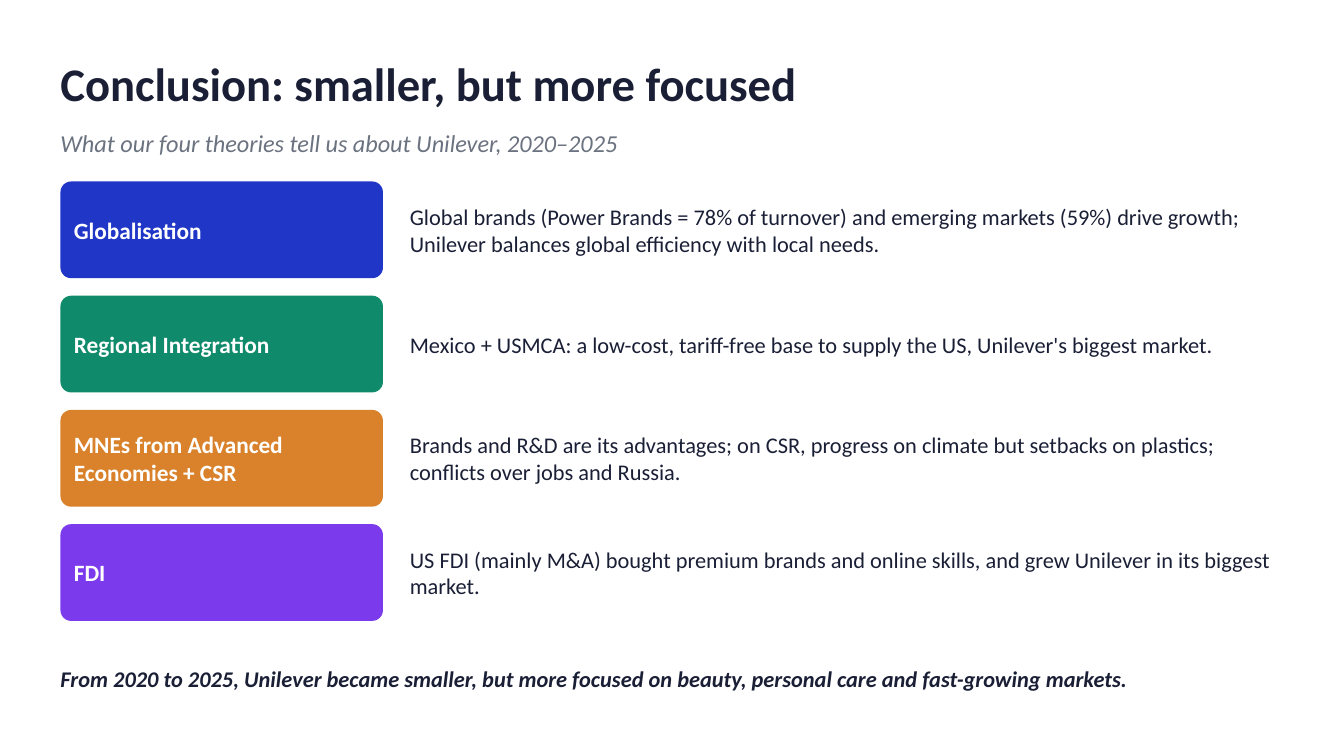
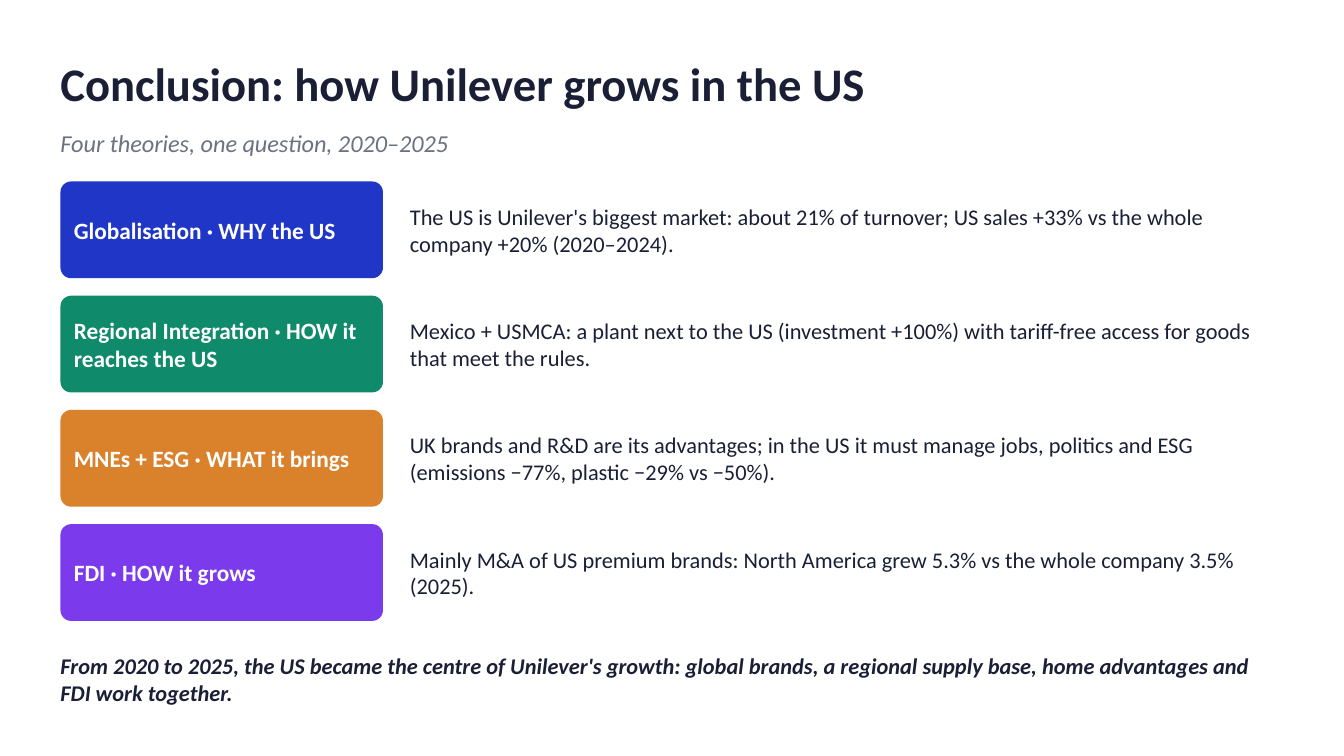
Before and after one commit to dollar3651314/mymba, a slide deck: slide 14 of content/busi1763/files/Unilever_Group_EN.pptx. Drawn at 1344x756 pixels with LibreOffice and Linux fonts; fonts in the diff are those of the drawing. Boxes give left, top, right and bottom in pixels: in the first picture for what was removed or moved away, otherwise in the second. Text is boxed around its words. In the diff, an @@ line names an element or a change of style, - is before the commit and + after.

```diff
--- a/content/busi1763/files/Unilever_Group_EN.pptx
+++ b/content/busi1763/files/Unilever_Group_EN.pptx
@@ text at [60, 68, 864, 109]: text changed @@
-Conclusion: smaller, but more focused
+Conclusion: how Unilever grows in the US
@@ text at [60, 135, 448, 156]: text changed @@
-What our four theories tell us about Unilever, 2020–2025
+Four theories, one question, 2020–2025
@@ text at [410, 209, 1203, 256]: text changed @@
-Global brands (Power Brands = 78% of turnover) and emerging markets (59%) drive growth; Unilever balances global efficiency with local needs.
+The US is Unilever's biggest market: about 21% of turnover; US sales +33% vs the whole company +20% (2020–2024).
@@ text at [74, 222, 335, 239]: text changed @@
-Globalisation
+Globalisation · WHY the US
@@ text at [74, 322, 357, 367]: text changed @@
-Regional Integration
+Regional Integration · HOW it reaches the US
@@ text at [410, 323, 1250, 366]: text changed @@
-Mexico + USMCA: a low-cost, tariff-free base to supply the US, Unilever's biggest market.
+Mexico + USMCA: a plant next to the US (investment +100%) with tariff-free access for goods that meet the rules.
@@ text at [410, 437, 1193, 484]: text changed @@
-Brands and R&D are its advantages; on CSR, progress on climate but setbacks on plastics; conflicts over jobs and Russia.
+UK brands and R&D are its advantages; in the US it must manage jobs, politics and ESG (emissions −77%, plastic −29% vs −50%).
@@ text at [74, 450, 349, 471]: text changed @@
-MNEs from Advanced Economies + CSR
+MNEs + ESG · WHAT it brings
@@ text at [74, 564, 256, 585]: text changed @@
-FDI
+FDI · HOW it grows
@@ text at [410, 552, 1233, 597]: text changed @@
-US FDI (mainly M&A) bought premium brands and online skills, and grew Unilever in its biggest market.
+Mainly M&A of US premium brands: North America grew 5.3% vs the whole company 3.5% (2025).
@@ text at [60, 658, 1248, 705]: text changed @@
-From 2020 to 2025, Unilever became smaller, but more focused on beauty, personal care and fast-growing markets.
+From 2020 to 2025, the US became the centre of Unilever's growth: global brands, a regional supply base, home advantages and FDI work together.
```
Also in this commit, not shown: 13 other slides changed, 16 other files.
